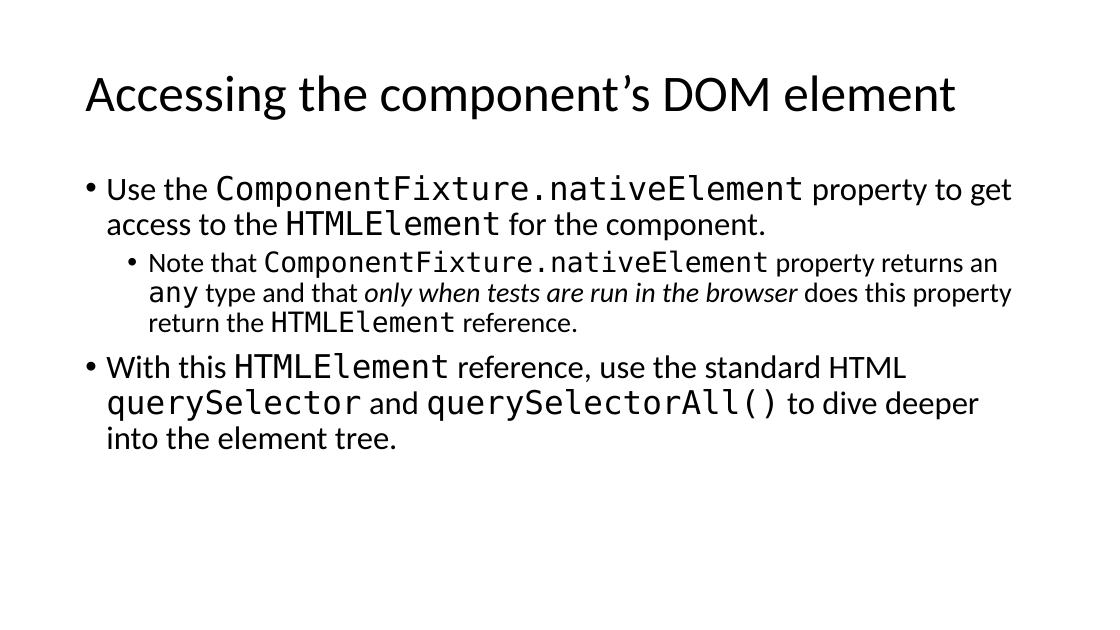
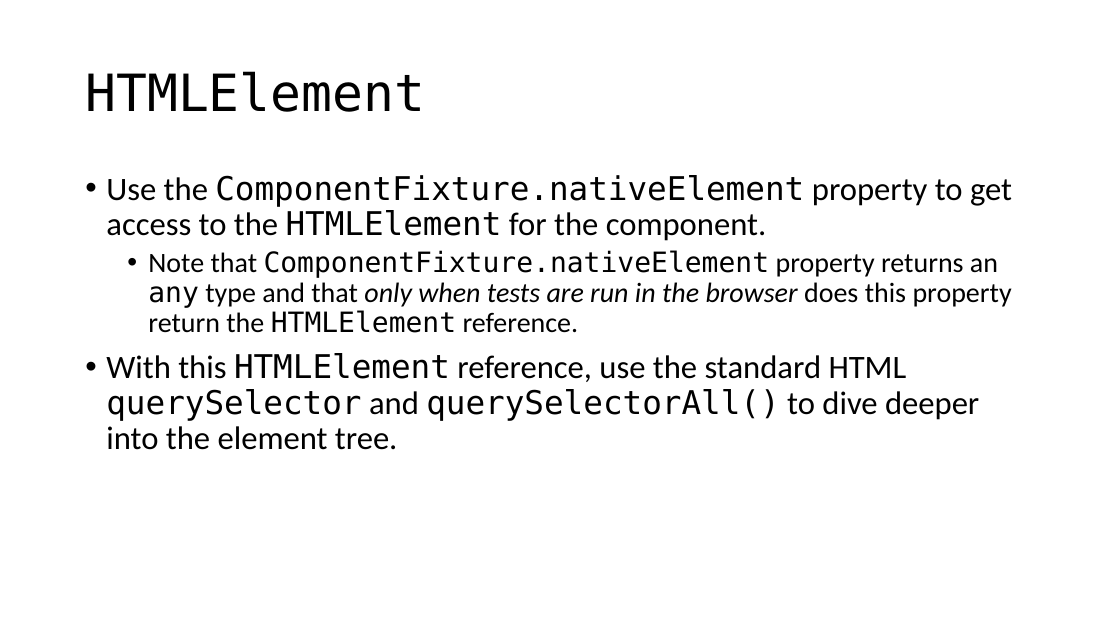
Before and after one commit to cebartling/test-driven, a slide deck: slide 12 of presentations/Introduction to Angular Unit Testing.pptx. Drawn at 1120x630 pixels with LibreOffice and Linux fonts; fonts in the diff are those of the drawing. Boxes give left, top, right and bottom in pixels: in the first picture for what was removed or moved away, otherwise in the second. Text is boxed around its words. In the diff, an @@ line names an element or a change of style, - is before the commit and + after.

```diff
--- a/presentations/Introduction to Angular Unit Testing.pptx
+++ b/presentations/Introduction to Angular Unit Testing.pptx
@@ title at box(85, 71, 425, 112): text changed; font Calibri to DejaVu Sans Mono @@
-Accessing the component’s DOM element
+HTMLElement
```
Also in this commit, not shown: 11 other slides changed, 4 slides removed.
